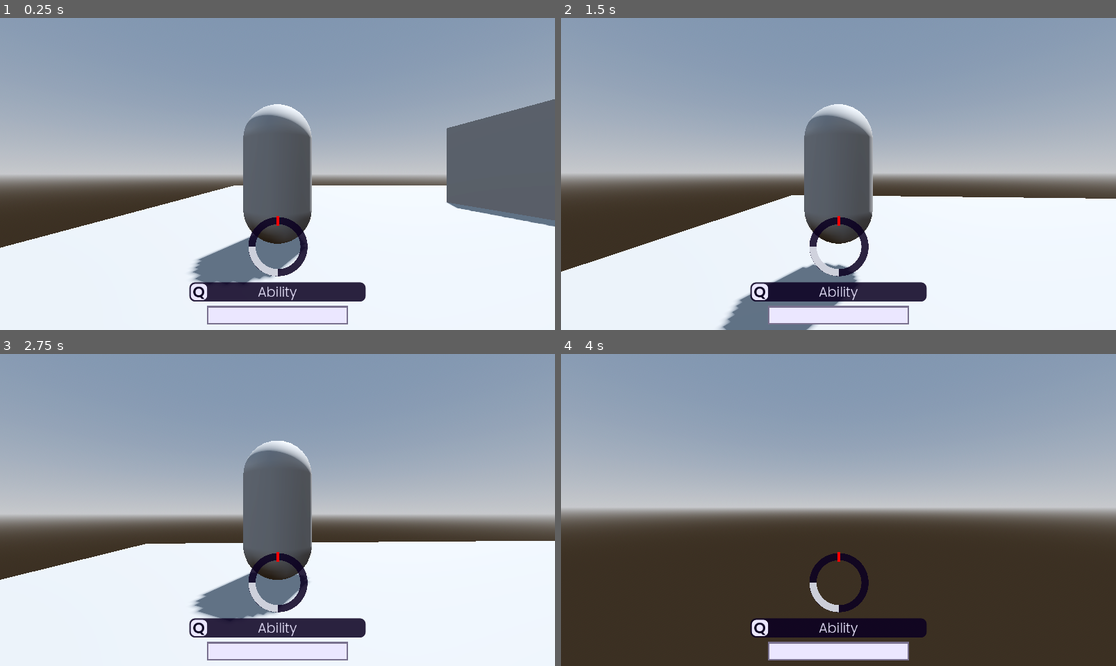
Above: before the commit, frames 1-4 (two rows, left to right).
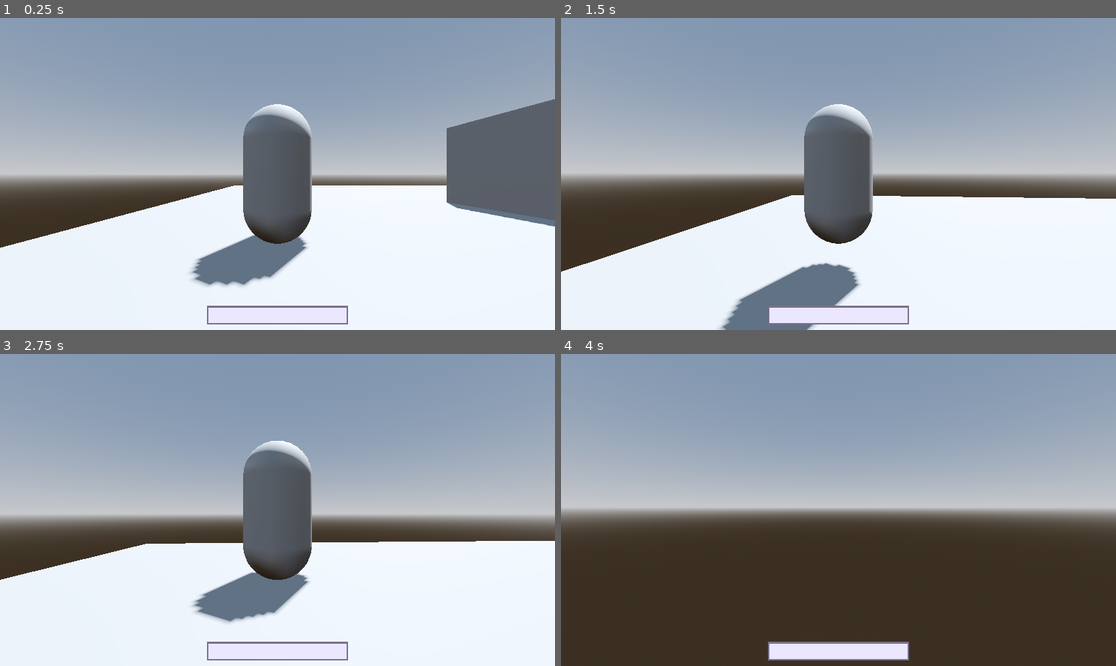
Above: after the commit, the same moments.

Repository: CrispyMD/Escape-The-Establishment
Game: Godot game, scene res://scenes/main_level.tscn
Two runs of this game, one before a commit and one after it. Both use one fixed random seed, a clock stepped at 60 frames per second and the inputs below.
Inputs (mouse positions are in pixels of both pictures, inside the frame that each line leads up to):
- Up to frame 1 (0.25 s): no input
- Up to frame 2 (1.5 s): tap Enter at 0.5 s; move the mouse to (866, 174) at 0.52 s; hold W (forward) from 0.53 s (still down); tap E (interact) at 0.6 s; tap Space (jump) at 0.77 s; move the mouse to (810, 174) at 1.27 s; tap Q (ability) at 1.35 s
- Up to frame 3 (2.75 s): keep holding W (forward); tap Space (jump) at 1.52 s; tap E (interact) at 1.55, 2.1 s; move the mouse to (288, 503) at 2.02 s
- Up to frame 4 (4 s): keep holding W (forward); move the mouse to (832, 516) at 2.77 s; tap F (switch_pov) at 2.85 s; tap Space (jump) at 3.02, 3.5, 3.77 s; tap E (interact) at 3.05, 3.6 s; move the mouse to (877, 513) at 3.52 s

The runs differ from the first frame. In frame 1, 2.6% of the frame differs, in the area x 34-66%, y 63-91%; in frame 2, 2.6%; in frame 3, 2.6%; in frame 4, 2.6%.

Commit message:
Computer now turns red and sprite is showed when skillcheck is failed

Diff:
--- a/Escape The Establishment/scenes/character.tscn
+++ b/Escape The Establishment/scenes/character.tscn
@@ -85,6 +85,7 @@
 script = ExtResource("2_njcvc")
 
 [node name="AbilityPanel" type="Panel" parent="CharacterUI"]
+visible = false
 layout_mode = 1
 anchors_preset = -1
 anchor_left = 0.5
@@ -238,6 +239,7 @@
 color = Color(0.0431373, 0, 0.129412, 0.509804)
 
 [node name="SkillCheck" type="Control" parent="CharacterUI"]
+visible = false
 anchors_preset = 0
 offset_right = 40.0
 offset_bottom = 40.0
--- a/Escape The Establishment/scenes/computer.tscn
+++ b/Escape The Establishment/scenes/computer.tscn
@@ -18,6 +18,11 @@
 
 [sub_resource type="BoxShape3D" id="BoxShape3D_ro3oh"]
 size = Vector3(2.03461, 1.86412, 1.30396)
+
+[sub_resource type="StandardMaterial3D" id="StandardMaterial3D_131uf"]
+albedo_color = Color(1, 0, 0, 1)
+
+[sub_resource type="BoxMesh" id="BoxMesh_kqubi"]
 
 [node name="Computer" type="StaticBody3D"]
 script = ExtResource("1_8ojk8")
@@ -62,6 +67,12 @@
 billboard = 1
 texture = ExtResource("3_nhl2q")
 
+[node name="RedScreen" type="MeshInstance3D" parent="."]
+transform = Transform3D(0.071, 0, 0, 0, 0.862, 0, 0, 0, 2.42, 1.25077, 2.0464, 0.075)
+visible = false
+material_override = SubResource("StandardMaterial3D_131uf")
+mesh = SubResource("BoxMesh_kqubi")
+
 [connection signal="body_entered" from="HackAreas" to="." method="_on_hack_areas_body_entered"]
 [connection signal="body_exited" from="HackAreas" to="." method="_on_hack_areas_body_exited"]
 [connection signal="timeout" from="HackingTimer" to="." method="_on_hacking_timer_timeout"]
--- a/Escape The Establishment/scripts/character_script.gd
+++ b/Escape The Establishment/scripts/character_script.gd
@@ -12,7 +12,6 @@
 
 var camera_mode_is_fps = false
 @export var is_beast = false
-#const Computer = preload("res://scripts/computer.gd")
 signal interact_pressed
 @onready var progress_bar = $CharacterUI/ProgressBar
 
--- a/Escape The Establishment/scripts/computer.gd
+++ b/Escape The Establishment/scripts/computer.gd
@@ -7,6 +7,8 @@
 @onready var start_needle_rotation_timer = $StartNeedleRotationTimer
 var time_for_full_roation_of_needle = 1 #in seconds
 var needle_is_rotating = false
+@onready var red_screen = $RedScreen
+@onready var computer_fail_sprite = $ComputerFailSprite
 
 func _on_hack_areas_body_entered(body):
 	if not body is player: return
@@ -27,13 +29,11 @@
 	hacking_timer.start()
 	skill_check_timer.start()
 
-
 func _process(delta):
 	if hacking_timer.time_left == 0 or computer_is_hacked:
 		return
 	handle_progress_bar()
 	if needle_is_rotating: handle_skillcheck(delta)
-
 
 func handle_skillcheck(delta):
 	for node in nodes_in_hack_area:
@@ -47,8 +47,9 @@
 	if offset <= 45:
 		print("succeeded")
 	else:
-		$ComputerFailSprite.visible = true
+		skillcheck_failed()
 		print("faoieled >:(")
+
 	character.get_node("CharacterUI").undisplay_skillcheck()
 	needle_is_rotating = false
 
@@ -73,3 +74,7 @@
 
 func _on_start_needle_rotation_timer_timeout():
 	needle_is_rotating = true
+
+func skillcheck_failed():
+	red_screen.show()
+	computer_fail_sprite.visible = true
Not shown: 1 places in Escape The Establishment/scenes/computer.tscn that only renumber resources
